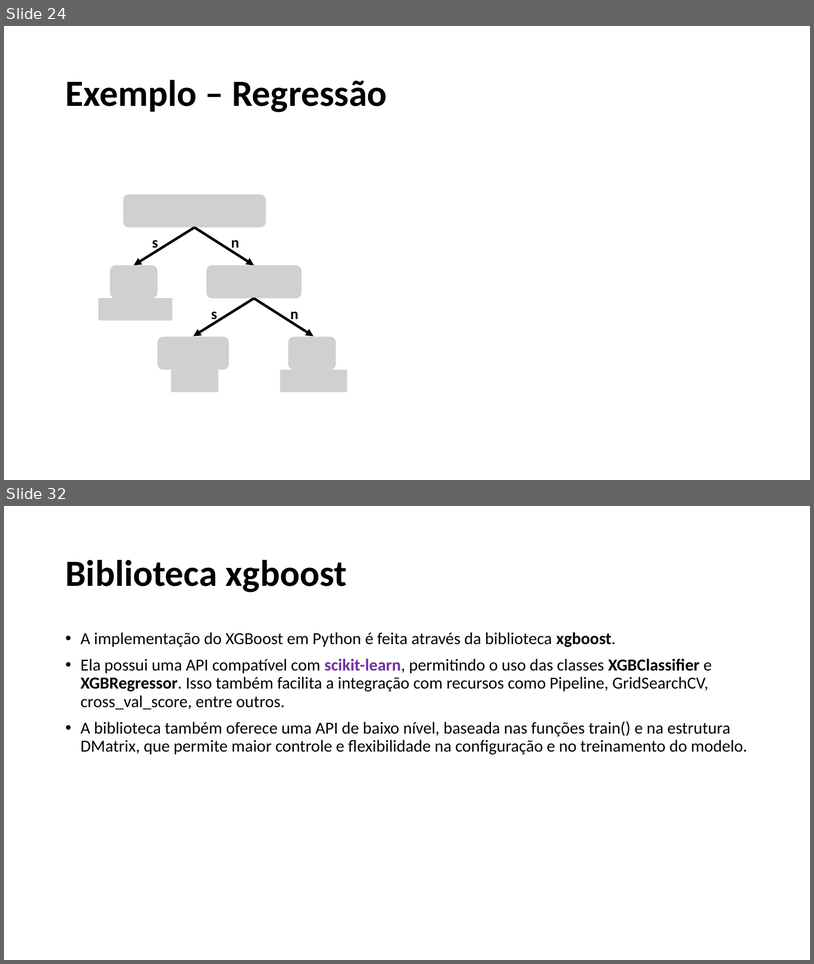
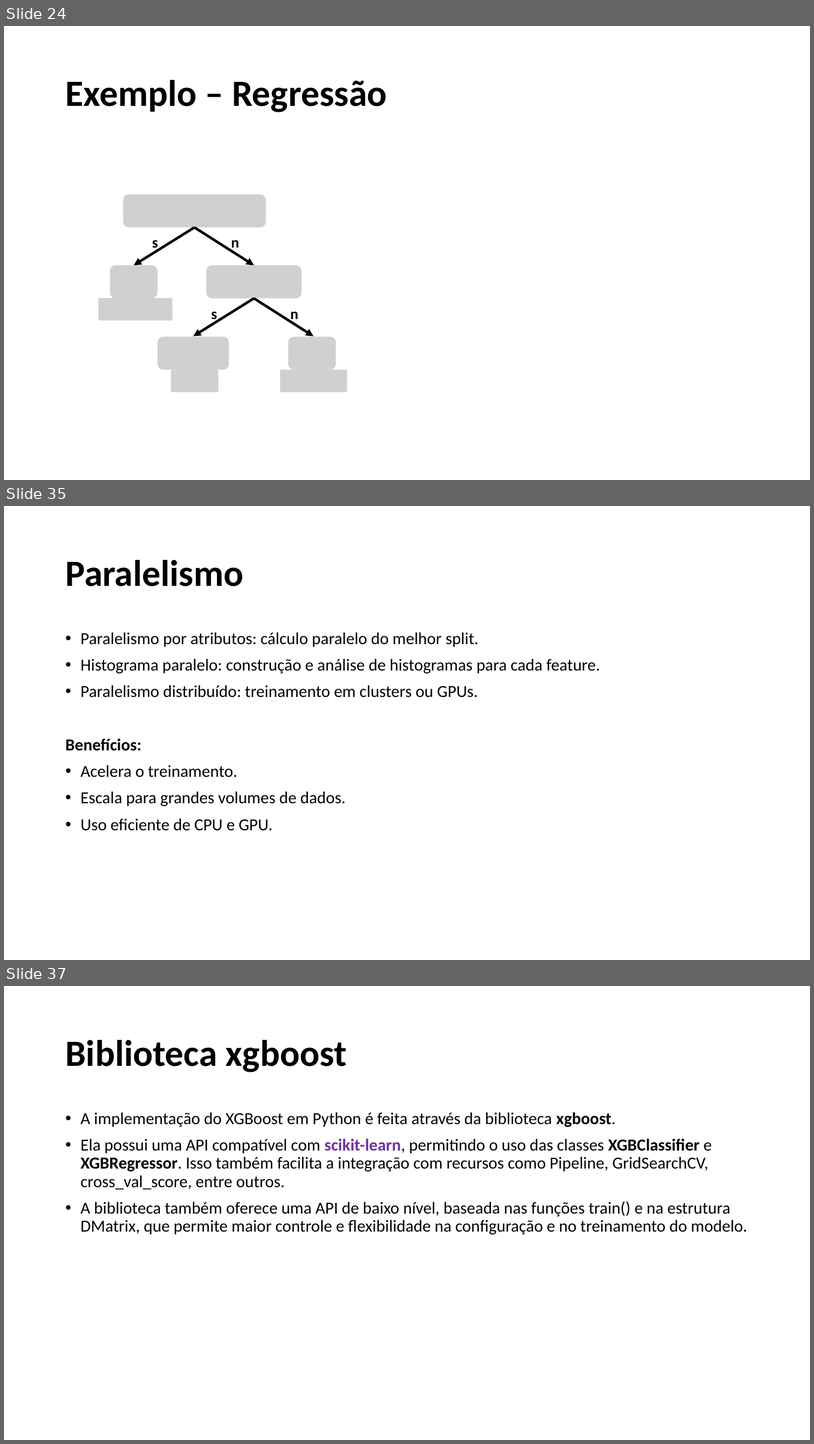
Before and after one commit to alessandradomi/TP558, a slide deck: seminario_XGBoost/TP558_Seminario_XGBoost_Alessandra.pptx. Shown one above the other, each under a label of ours: slides 24 and 32 before the commit, slides 24, 35 and 37 after it; the slides between them are not shown. The pictures are 814x964 and 814x1444 pixels, drawn with LibreOffice and Linux fonts; fonts in the diff are those of the drawing; grey boxes stand for pictures. Boxes give left, top, right and bottom in pixels: in the first picture for what was removed or moved away, otherwise in the second. Text is boxed around its words. In the diff, an @@ line names an element or a change of style, - is before the commit and + after.

```diff
--- a/seminario_XGBoost/TP558_Seminario_XGBoost_Alessandra.pptx
+++ b/seminario_XGBoost/TP558_Seminario_XGBoost_Alessandra.pptx
@@ slide 35 added at (x1=4, y1=506, x2=810, y2=960), background #FFFFFF @@
@@ title added at (x1=65, y1=559, x2=243, y2=586), 44 pt, text #000000, bold @@
+Paralelismo
@@ text added at (x1=65, y1=632, x2=600, y2=831), 20 pt, text #000000 @@
+• Paralelismo por atributos: cálculo paralelo do melhor split.
+• Histograma paralelo: construção e análise de histogramas para cada feature.
+• Paralelismo distribuído: treinamento em clusters ou GPUs.
+Benefícios:
+• Acelera o treinamento.
+• Escala para grandes volumes de dados.
+• Uso eficiente de CPU e GPU.
@@ what was slide 32 is now slide 37 @@
```
Also in this commit, not shown: 9 slides changed, 4 other slides added, 1 other file.
